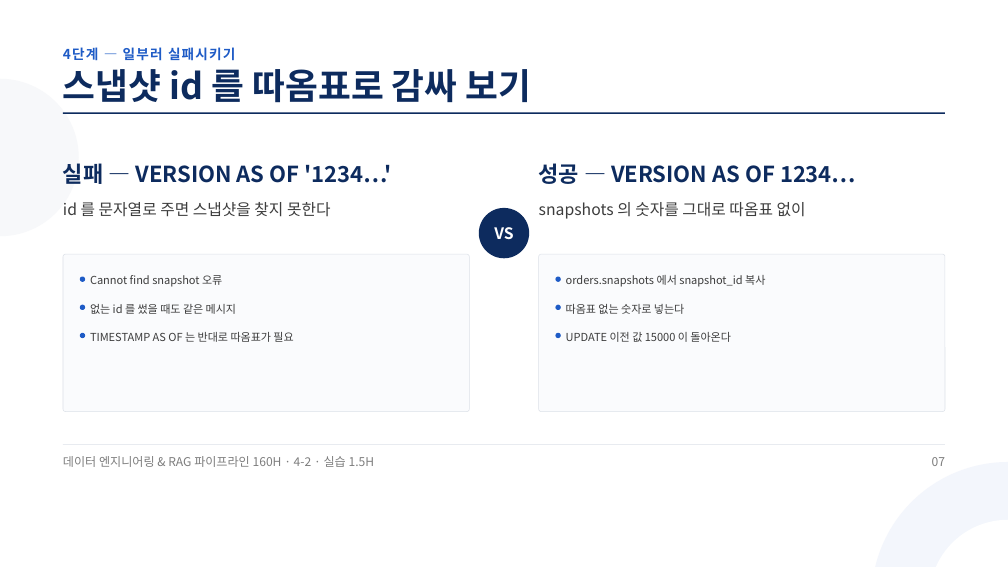
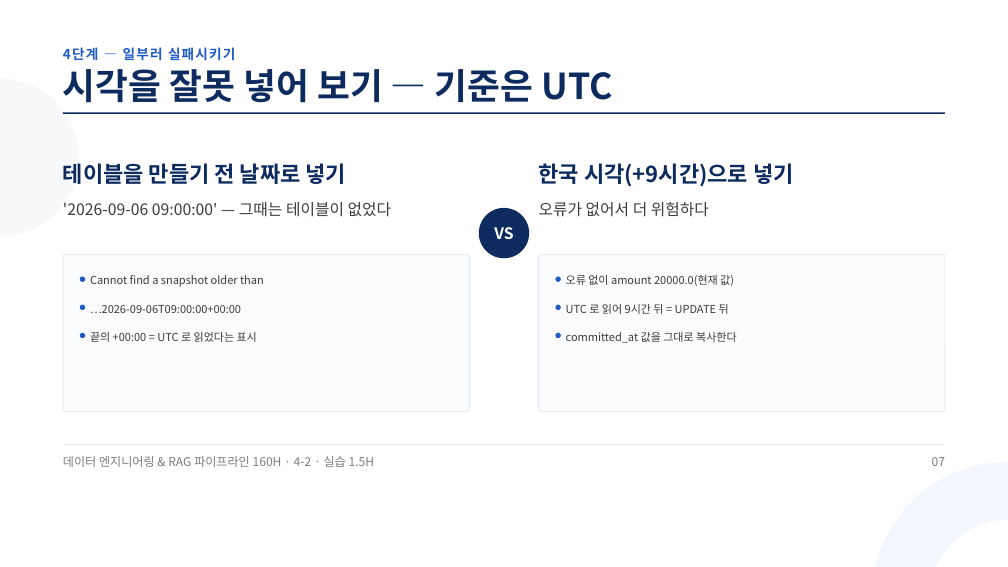
Before and after one commit to aebonlee/materials, a slide deck: slide 7 of data-eng/decks/w4d2s3.pptx. Drawn at 1008x567 pixels with LibreOffice and Linux fonts; fonts in the diff are those of the drawing. Boxes give left, top, right and bottom in pixels: in the first picture for what was removed or moved away, otherwise in the second. Text is boxed around its words. In the diff, an @@ line names an element or a change of style, - is before the commit and + after.

```diff
--- a/data-eng/decks/w4d2s3.pptx
+++ b/data-eng/decks/w4d2s3.pptx
@@ text at (63, 69, 612, 103): text changed @@
-스냅샷 id 를 따옴표로 감싸 보기
+시각을 잘못 넣어 보기 — 기준은 UTC
@@ text at (63, 163, 347, 184): text changed @@
-실패 — VERSION AS OF '1234…'
+테이블을 만들기 전 날짜로 넣기
@@ text at (539, 163, 794, 187): text changed @@
-성공 — VERSION AS OF 1234…
+한국 시각(+9시간)으로 넣기
@@ text at (63, 202, 392, 217): text changed @@
-id 를 문자열로 주면 스냅샷을 찾지 못한다
+'2026-09-06 09:00:00' — 그때는 테이블이 없었다
@@ text at (539, 202, 709, 217): text changed @@
-snapshots 의 숫자를 그대로 따옴표 없이
+오류가 없어서 더 위험하다
@@ text at (90, 275, 264, 287): text changed @@
-Cannot find snapshot 오류
+Cannot find a snapshot older than
@@ text at (566, 275, 734, 286): text changed @@
-orders.snapshots 에서 snapshot_id 복사
+오류 없이 amount 20000.0(현재 값)
@@ text at (90, 305, 241, 313): text changed @@
-없는 id 를 썼을 때도 같은 메시지
+…2026-09-06T09:00:00+00:00
@@ text at (566, 304, 729, 314): text changed @@
-따옴표 없는 숫자로 넣는다
+UTC 로 읽어 9시간 뒤 = UPDATE 뒤
@@ text at (90, 332, 257, 342): text changed @@
-TIMESTAMP AS OF 는 반대로 따옴표가 필요
+끝의 +00:00 = UTC 로 읽었다는 표시
@@ text at (566, 332, 737, 343): text changed @@
-UPDATE 이전 값 15000 이 돌아온다
+committed_at 값을 그대로 복사한다
```
Also in this commit, not shown: 9 other slides changed, 32 other files.
